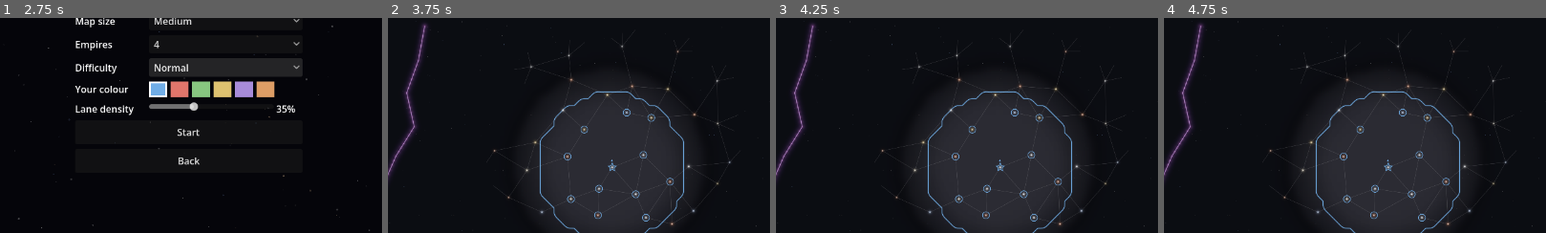
Above: before the commit, frames 1-4 (left to right).
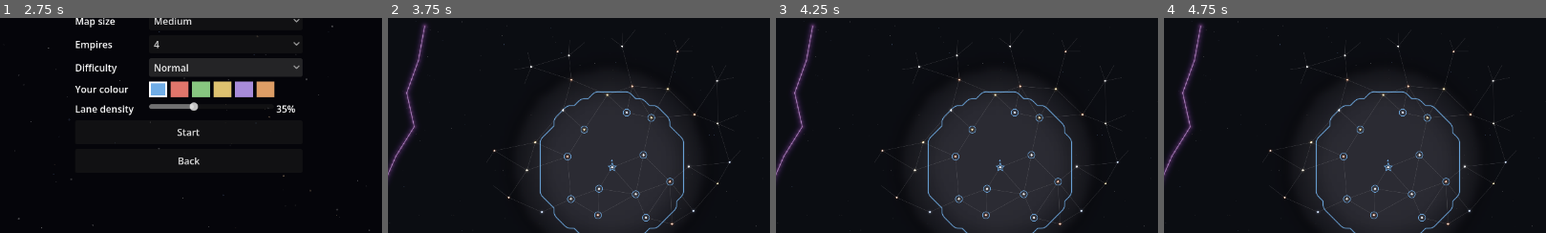
Above: after the commit, the same moments.

Repository: evyatarmitz/reach
Game: Godot game, scene res://menu/menu.tscn
The game is run twice, just before and just after one commit, with the same random seed, the same clock (stepped at 60 frames per second) and the same inputs.
Inputs:
- Up to frame 1 (2.75 s): click "New Game" at 0.5 s; click "Normal" at 1.25 s; click "Normal" at 2 s
- Up to frame 2 (3.75 s): click "Start" at 2.75 s; click "Begin" at 3.5 s
- Up to frame 3 (4.25 s): no input
- Up to frame 4 (4.75 s): click "◀" at 4.25 s
The pictures show only the part of the screen within x 25-75%, y 45-95%; the shares and areas given below are measured in that part.

Frame 1 is identical in both runs. In frame 2, 0.1% of the frame differs, in the area x 27-90%, y 12-97%; in frame 3, 0.1%; in frame 4, 0.1%.

Commit message:
Obs posts: visible border/sight push + range rings; sharper map objects
Addresses two pieces of in-game feedback.

"Observation post does nothing": the forward-post influence floor
(committed last) was too small to read on a full-size map (reach ~108
on a ~1800px galaxy). Bump OBS_POST_INFLUENCE 30->80 so a forward post
pushes the border ~288 and extends sight ~518 — one-to-two hops,
clearly visible, still well under a mature colony's reach so it can't
land-grab. Also draw two range rings (border-push + sight) around each
player obs post for direct feedback.

"Screen looks smeared, make map objects sharper": stars were pure soft
glow blobs. Raise the glow texture 64->256px so zoomed-in glows stay
smooth, and give each star a crisp vector core (two draw_circle layers)
so systems read as sharp points at any zoom, not mush.

Defensive guard in _bake_field: skip a contour whose empire id is no
longer in the live sim, so an off-thread bake that finishes after the
autoshot capture scenario swaps the sim doesn't crash on a stale id.
Harmless in normal play (the sim is never swapped there).

Diff:
--- a/desktop/game/main.gd
+++ b/desktop/game/main.gd
@@ -210,7 +210,7 @@
 	# smooth influence-shaped gradient instead of visible cells. (Only the fog is a
 	# texture here; lines/text/arcs are vector-drawn and unaffected.)
 	texture_filter = CanvasItem.TEXTURE_FILTER_LINEAR
-	_glow_tex = _make_glow_texture()
+	_glow_tex = _make_glow_texture(256)   # hi-res so zoomed-in glows stay smooth, not mushy
 	# New game from the menu's settings, or the default demo map. (A pending load
 	# replaces this after the UI/camera exist.)
 	if not Session.config.is_empty():
@@ -741,6 +741,9 @@
 		if ids[k] == player_empire_id:
 			order.append(k)
 	for k in order:
+		if not sim.empires.has(ids[k]):
+			continue   # sim was swapped under an in-flight off-thread bake (autoshot/teardown):
+			           # this job's empire ids no longer match the live sim, so skip the stale draw
 		var ck: PackedFloat32Array = claims[k]
 		var col: Color = sim.empires[ids[k]].color
 		var kpos: PackedVector2Array = pos[k]   # this empire's colony positions
@@ -1431,6 +1434,21 @@
 	# to grey explored-memory to never-seen black. Baked in the border refresh.
 	if _fog_tex != null and not _fog_disabled:
 		draw_texture_rect(_fog_tex, _fog_rect, false)
+	# Observation-post range rings: for each of YOUR posts, a faint cyan inner ring at how
+	# far it pushes the border (influence reach) and an outer ring at how far it SEES (reach
+	# x sight) — so the post's effect is legible instead of invisible ("i dont know if its
+	# range"). Few posts, so the full-systems scan here is cheap.
+	for osys in sim.systems.values():
+		if osys.obs_post_empire_id != player_empire_id:
+			continue
+		var rr: float = sim.influence_reach(osys.id, player_empire_id)
+		if rr <= 0.0:
+			continue
+		var op: Vector2 = osys.map_pos
+		draw_arc(op, rr * VR_SIGHT_REACH, 0.0, TAU, 72,
+			Color(0.35, 0.85, 1.0, 0.16), 1.5, true)   # sight / early-warning radius
+		draw_arc(op, rr, 0.0, TAU, 64,
+			Color(0.35, 0.85, 1.0, 0.24), 1.5, true)   # border-push radius
 	# Cosmic anomalies ("storms"): a magenta nebula haze snaking along a spine. They
 	# block influence and sight (not movement), so they're always visible — a blind
 	# corridor to route sight around but fly fleets through. The band is a capsule
@@ -2154,18 +2172,21 @@
 
 
 func _draw_star(pos: Vector2, col: Color, intensity: float, scale := 1.0) -> void:
-	# A luminous body with depth, built from soft radial discs so every edge is smooth
-	# (no MSAA on GL-compat): a wide faint corona, a coloured glow, a bright near-white
-	# core and a hot pip. scale grows it with the system's population.
+	# A luminous body with depth: soft radial discs for the halo, then a CRISP vector core
+	# on top so the star reads as a sharp, defined point at any zoom. The glow texture alone
+	# (linear-filtered) magnified into mush when zoomed in — draw_circle is resolution-
+	# independent and MSAA-smoothed, so it stays a clean dot. scale grows it with population.
 	var c := col
 	c.a = 0.16 * intensity
-	_draw_glow(pos, 20.0 * scale, c)                 # outer haze — the "reach" of the light
-	c.a = 0.42 * intensity
-	_draw_glow(pos, 11.0 * scale, c)                 # coloured body glow
+	_draw_glow(pos, 16.0 * scale, c)                 # outer haze — the "reach" of the light
+	c.a = 0.40 * intensity
+	_draw_glow(pos, 9.0 * scale, c)                  # coloured body glow
 	var core := col.lerp(Color.WHITE, 0.55)
-	core.a = 0.85 + 0.15 * intensity
-	_draw_glow(pos, (5.2 + 1.0 * intensity) * scale, core)
-	_draw_glow(pos, (2.4 + 0.6 * intensity) * scale, Color(1, 1, 1, 0.9 * intensity))
+	core.a = 0.6 + 0.2 * intensity
+	_draw_glow(pos, (4.2 + 0.8 * intensity) * scale, core)   # soft bloom under the core
+	# Crisp focal core: solid coloured disc + bright white centre, sharp at every zoom.
+	draw_circle(pos, (3.0 + 0.6 * intensity) * scale, col.lerp(Color.WHITE, 0.35))
+	draw_circle(pos, (1.5 + 0.5 * intensity) * scale, Color(1, 1, 1, 0.92))
 
 
 # An empire's CAPITAL (its most-populated system — where its ships are built) gets its
--- a/desktop/sim/constants.gd
+++ b/desktop/sim/constants.gd
@@ -186,8 +186,10 @@
 # any system lacking a colony, since reach = A2 * system_influence and that is 0 with no
 # colony. On a real colony the colony's influence dwarfs this floor, so nothing changes
 # there. Kept below ACTIVATION_POP-equivalent influence so it can't conjure territory
-# the way a grown colony does: border reach ≈ A2*30*2 ≈ 108, sight ≈ 108*1.8 ≈ 195.
-const OBS_POST_INFLUENCE := 30.0
+# the way a grown colony does, but large enough that a forward post VISIBLY pushes the
+# border and extends sight: border reach ~= A2*80*2 ~= 288, sight ~= 288*1.8 ~= 518 —
+# about one-to-two system hops, clearly readable, well under a mature colony's reach.
+const OBS_POST_INFLUENCE := 80.0
 # Citadel: an expensive fortress on one of your systems. It walls the system off — enemy
 # fleets cannot pass THROUGH it (they must make it their destination and bombard it down
 # to advance past). Its hull is enormous, so a citadel on a chokepoint lane buys many
